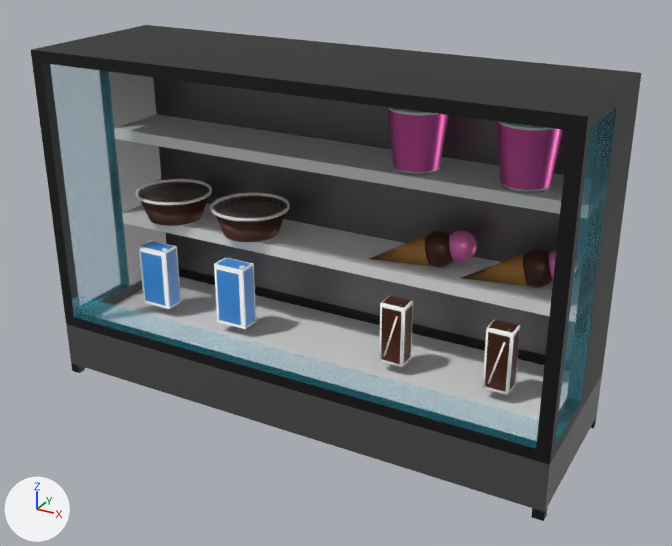
The FBX model Assets/Models/Stands/milkfridge.fbx: old version first, new version second.
One viewpoint serves both versions: a 50 mm camera at (15.6, -13.3, 27.0) aimed at (0.5, 14.1, 13.3). Every picture has the same lights, and +X, +Y and +Z are marked at lower left. Where no turn or scale is listed for an object, it has been applied to the vertices. Vertices at the same position are counted once.

In view in the first picture: 'milkfridge'.
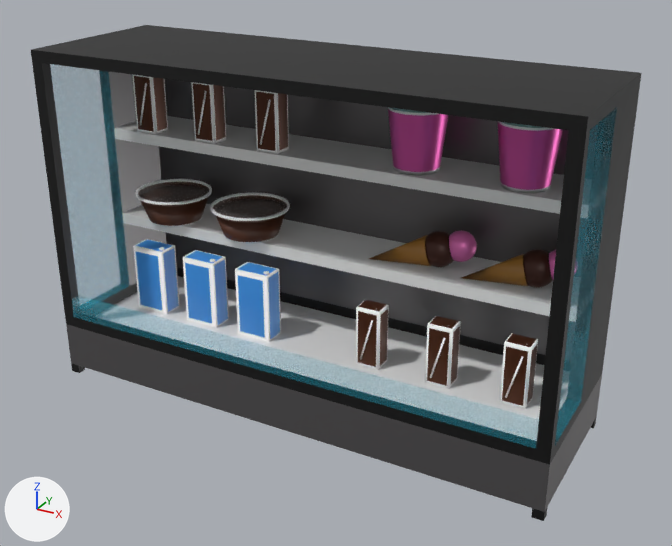
The newer file is also turned or shifted as a whole; pictures and numbers use the older file's frame.

Edits to the bpy script that builds the scene:
```text
Change me_cube_001:
    where me_cube_001.from_pydata(...)  # 7216 vertices, 6775 faces; spans x -10.0..10.0, y -4.0..2.4, z -1.3..11.9
    used by ob_milkfridge; location = (-0.22, 14.98, 9.06)
    me_cube_001 part 1: the loose piece of 32 vertices spanning x 2.8..3.7, y -1.4..-0.6, z 1.3..3.7 is moved by (-1.0, 0.1, -0.4)
    me_cube_001 part 2: the loose piece of 64 vertices spanning x 3.0..3.5, y -1.5..-1.4, z 1.6..3.3 is moved by (-1.0, 0.1, -0.4), in mat_material_021 (white #ffffff)
    me_cube_001 part 3: the loose piece of 32 vertices spanning x 6.8..7.7, y -1.4..-0.6, z 1.3..3.7 is moved by (-2.2, 0.1, -0.4)
    me_cube_001 part 4: the loose piece of 64 vertices spanning x 7.0..7.5, y -1.5..-1.4, z 1.6..3.3 is moved by (-2.2, 0.1, -0.4), in mat_material_021 (white #ffffff)
    me_cube_001 part 5: the loose piece of 32 vertices spanning x 6.8..7.7, y -1.4..-0.6, z 1.3..3.7 is copied, and the copy is moved by (0.6, 0.1, -0.4); it spans x 7.4..8.3, y -1.3..-0.5, z 0.9..3.3
    me_cube_001 part 6: the loose piece of 64 vertices spanning x -3.2..-3.0, y -1.5..-1.3, z 3.8..3.9 is multiplied about its middle by the matrix ((0.364, 0.003, -5.417), (0.003, -0.377, -0.019), (-0.097, -0.001, -20.301)), then moved by (10.9, 0.1, -1.8)
    me_cube_001 part 7: the loose piece of 32 vertices spanning x -7.9..-6.6, y -1.7..-0.8, z 1.3..3.8 is scaled about its middle by 1.11, then moved by (-0.4, 0.3, -0.3)
    me_cube_001 part 8: the loose piece of 32 vertices spanning x -4.2..-2.9, y -1.7..-0.8, z 1.3..3.8 is scaled about its middle by 1.11, then moved by (-1.6, 0.3, -0.3)
    me_cube_001 part 9: the loose piece of 32 vertices spanning x -4.2..-2.9, y -1.7..-0.8, z 1.3..3.8 is copied, and the copy is scaled about its middle by 1.11, then moved by (0.9, 0.3, -0.3); it spans x -3.4..-2.0, y -1.4..-0.4, z 0.9..3.7
    me_cube_001 part 10: the loose piece of 32 vertices spanning x 2.8..3.7, y -1.4..-0.6, z 1.3..3.7 is copied, and the copy is moved by (-11.2, 0.8, 6.9); it spans x -8.4..-7.4, y -0.6..0.2, z 8.3..10.6
    me_cube_001 part 11: the loose piece of 64 vertices spanning x 3.0..3.5, y -1.5..-1.4, z 1.6..3.3 is copied, and the copy is moved by (-11.2, 0.8, 6.9), in mat_material_021 (white #ffffff); it spans x -8.2..-7.7, y -0.7..-0.6, z 8.6..10.3
    me_cube_001 part 12: the loose piece of 32 vertices spanning x 2.8..3.7, y -1.4..-0.6, z 1.3..3.7 is copied, and the copy is moved by (-8.4, 0.8, 6.9); it spans x -5.6..-4.6, y -0.6..0.2, z 8.3..10.6
    me_cube_001 part 13: the loose piece of 64 vertices spanning x 3.0..3.5, y -1.5..-1.4, z 1.6..3.3 is copied, and the copy is moved by (-8.4, 0.8, 6.9), in mat_material_021 (white #ffffff); it spans x -5.4..-4.9, y -0.7..-0.6, z 8.6..10.3
    me_cube_001 part 14: the loose piece of 32 vertices spanning x 2.8..3.7, y -1.4..-0.6, z 1.3..3.7 is copied, and the copy is moved by (-5.6, 0.8, 6.9); it spans x -2.8..-1.8, y -0.6..0.2, z 8.3..10.6
    me_cube_001 part 15: the loose piece of 64 vertices spanning x 3.0..3.5, y -1.5..-1.4, z 1.6..3.3 is copied, and the copy is moved by (-5.6, 0.8, 6.9), in mat_material_021 (white #ffffff); it spans x -2.6..-2.1, y -0.7..-0.6, z 8.6..10.3
```

Changed parts and their boxes [x1, y1, x2, y2] in the pictures (672 x 546 px; the box of a moved part takes in the faces that stretch with it):
part 1 of me_cube_001, moved or reshaped
    before: [379, 296, 413, 367]
    after: [356, 300, 389, 370]
part 2 of me_cube_001, moved or reshaped
    before: [383, 316, 398, 357]
    after: [360, 320, 373, 360]
part 3 of me_cube_001, moved or reshaped
    before: [482, 319, 520, 395]
    after: [425, 316, 461, 389]
part 4 of me_cube_001, moved or reshaped
    before: [488, 342, 506, 384]
    after: [430, 338, 445, 378]
part 5 of me_cube_001, added
    after: [499, 333, 538, 409]
part 6 of me_cube_001, moved or reshaped
    before: [239, 266, 244, 269]
    after: [505, 356, 523, 398]
part 7 of me_cube_001, moved or reshaped
    before: [139, 241, 181, 309]
    after: [133, 239, 180, 315]
part 8 of me_cube_001, moved or reshaped
    before: [214, 257, 256, 329]
    after: [183, 250, 229, 328]
part 9 of me_cube_001, added
    after: [235, 262, 281, 342]
part 10 of me_cube_001, added
    after: [133, 75, 168, 135]
part 11 of me_cube_001, added
    after: [140, 83, 147, 126]
part 12 of me_cube_001, added
    after: [191, 82, 227, 144]
part 13 of me_cube_001, added
    after: [198, 91, 207, 135]
part 14 of me_cube_001, added
    after: [254, 90, 289, 154]
part 15 of me_cube_001, added
    after: [260, 99, 271, 145]
